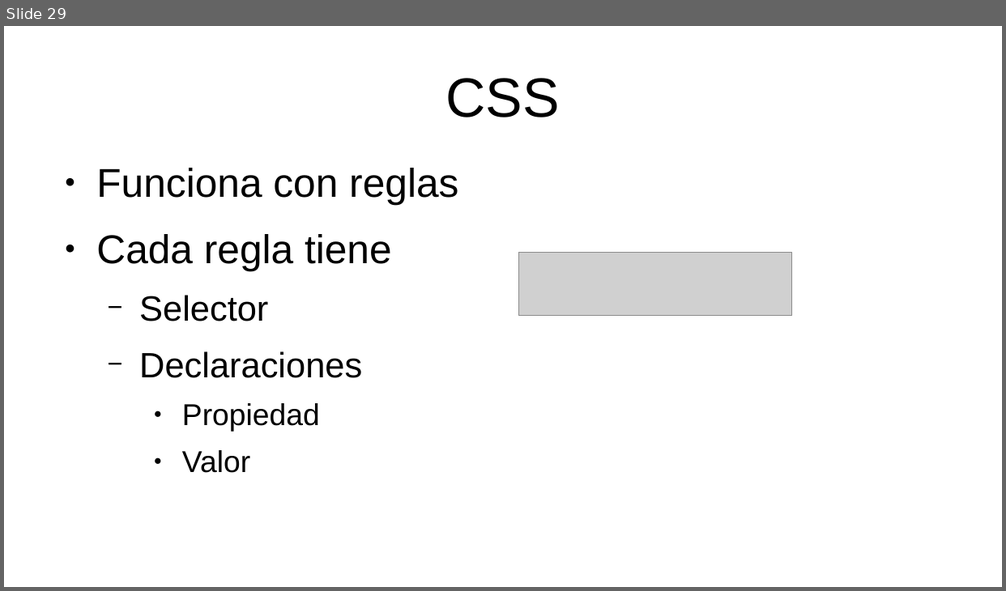
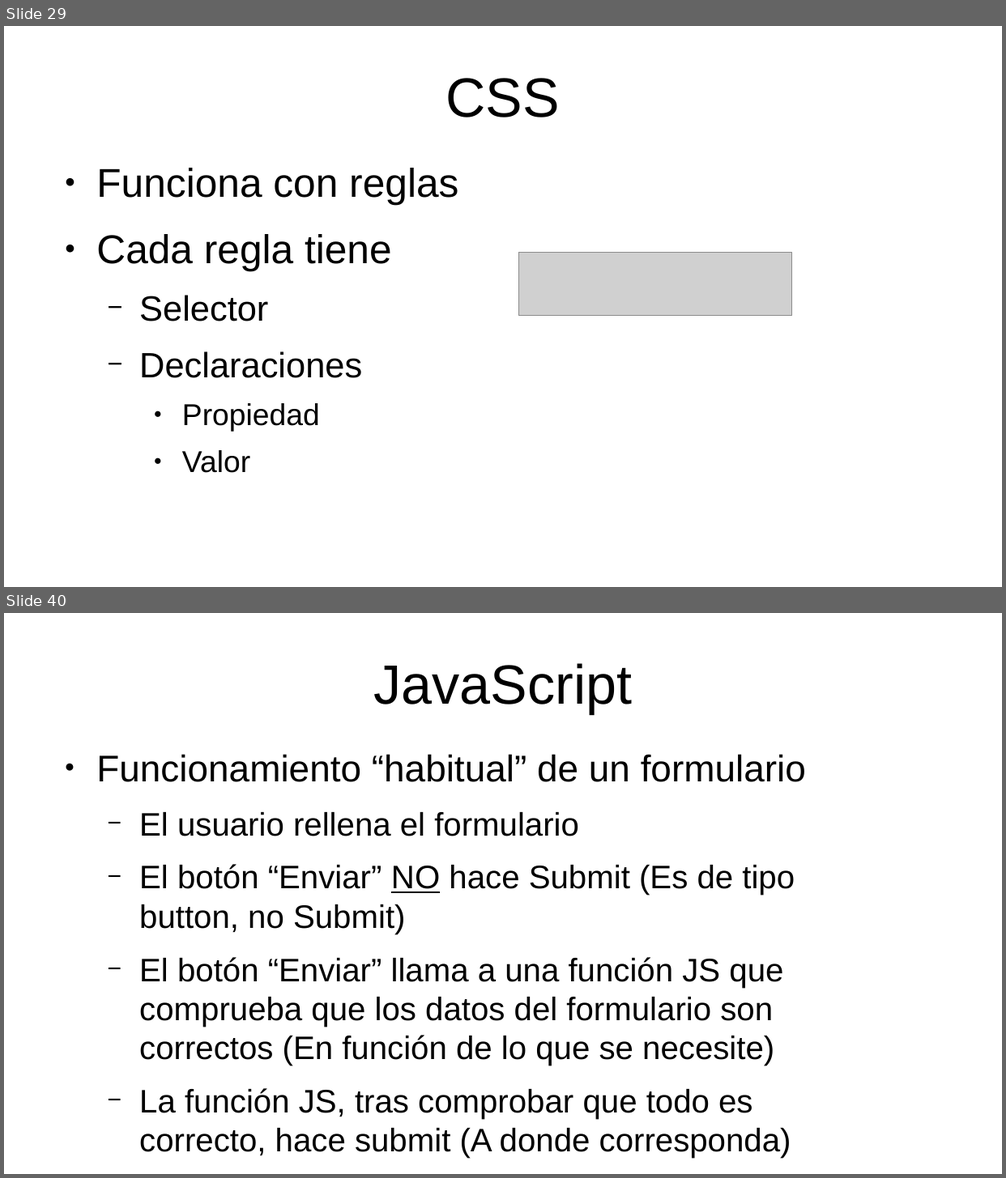
Before and after one commit to mikel-egana-aranguren/EHU-SGSSI-01, a slide deck: SistemasWeb/SistemasWeb.odp. Shown one above the other, each under a label of ours: slide 29 before the commit, slides 29 and 40 after it; the slides between them are not shown. The pictures are 1006x591 and 1006x1178 pixels, drawn with LibreOffice and Linux fonts; fonts in the diff are those of the drawing; grey boxes stand for pictures; background and template pictures are left out. Boxes give left, top, right and bottom in pixels: in the first picture for what was removed or moved away, otherwise in the second. Text is boxed around its words. In the diff, an @@ line names an element or a change of style, - is before the commit and + after.

```diff
--- a/SistemasWeb/SistemasWeb.odp
+++ b/SistemasWeb/SistemasWeb.odp
@@ slide 40 added at <box>4,613,1002,1174</box>, background #FFFFFF @@
@@ title added at <box>373,663,632,714</box>, 44 pt, text #000000 @@
+JavaScript
@@ text added at <box>96,754,806,1158</box>, 25.9 pt, text #000000 @@
+● Funcionamiento “habitual” de un formulario
+  − El usuario rellena el formulario
+  − El botón “Enviar” NO hace Submit (Es de tipo button, no Submit)
+  − El botón “Enviar” llama a una función JS que comprueba que los datos del formulario son correctos (En función de lo que se necesite)
+  − La función JS, tras comprobar que todo es correcto, hace submit (A donde corresponda)
```
Also in this commit, not shown: 1 slide changed, 9 other slides added, 1 other file.
